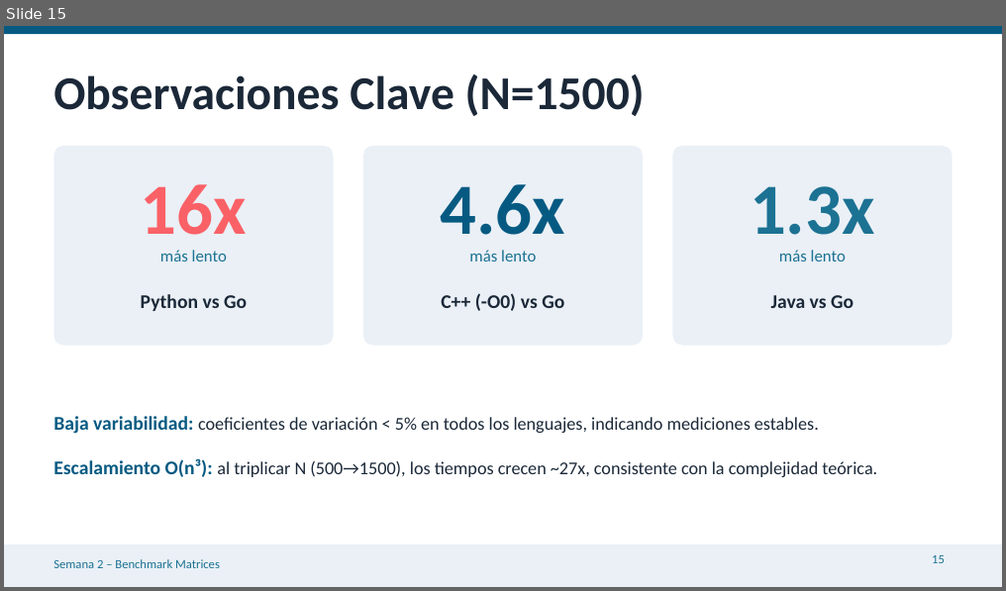
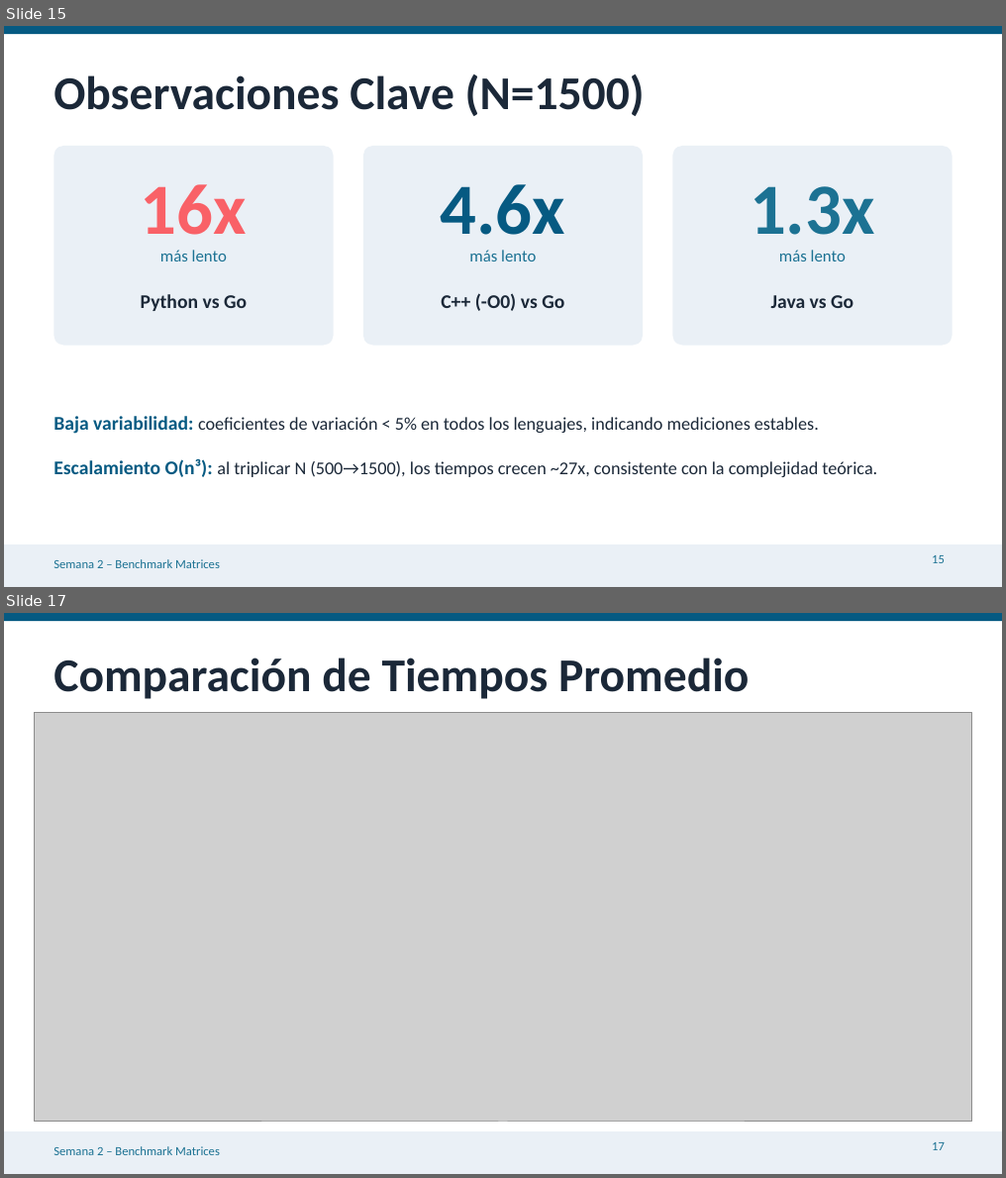
Before and after one commit to jffp-alt/matrix-benchmark, a slide deck: results/Semana2_Benchmark_Matrices.pptx. Shown one above the other, each under a label of ours: slide 15 before the commit, slides 15 and 17 after it; the slides between them are not shown. The pictures are 1006x591 and 1006x1178 pixels, drawn with LibreOffice and Linux fonts; fonts in the diff are those of the drawing; grey boxes stand for pictures. Boxes give left, top, right and bottom in pixels: in the first picture for what was removed or moved away, otherwise in the second. Text is boxed around its words. In the diff, an @@ line names an element or a change of style, - is before the commit and + after.

```diff
--- a/results/Semana2_Benchmark_Matrices.pptx
+++ b/results/Semana2_Benchmark_Matrices.pptx
@@ slide 17 added at [4, 613, 1002, 1174], background #FFFFFF; not listed: 3 template elements that a slide beside it also shows @@
@@ text added at [54, 658, 748, 699], 34 pt, text #1B2838, bold @@
+Comparación de Tiempos Promedio
@@ picture added at [34, 713, 972, 1122] @@
@@ page number added at [932, 1143, 944, 1151], 9 pt, text #1C7293 @@
+17
```
Also in this commit, not shown: 1 slide changed, 7 other slides added, 1 slide removed.
